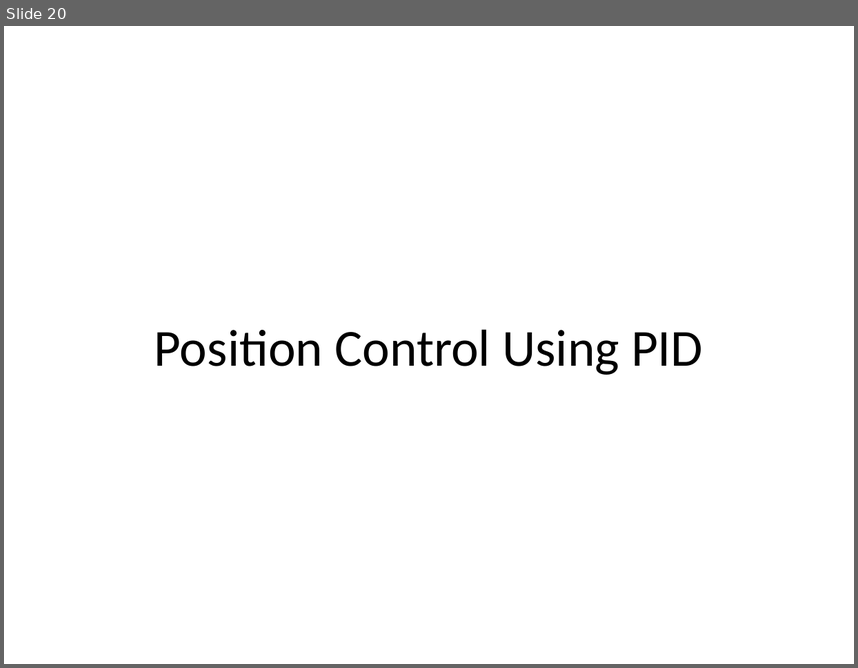
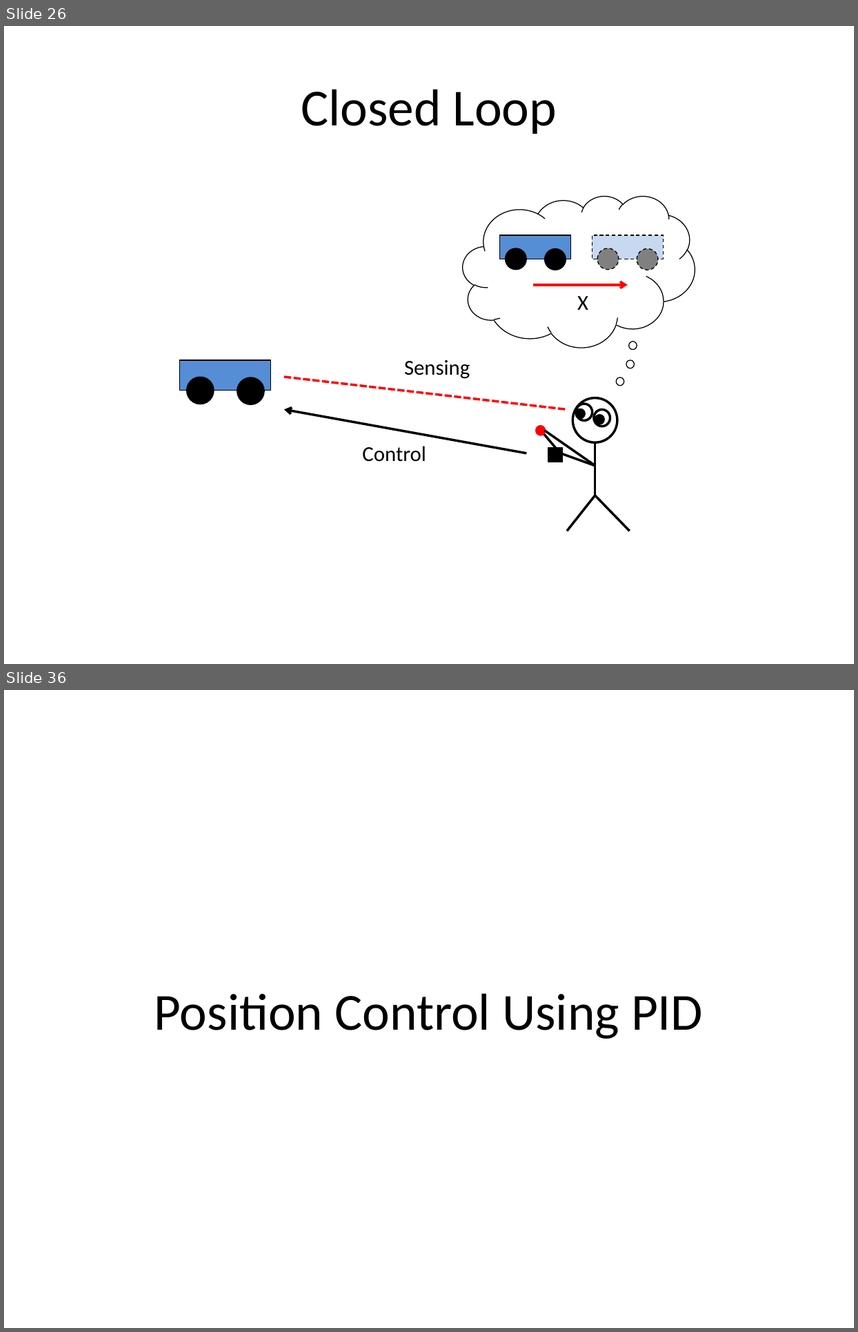
Before and after one commit to arkorobotics/PID, a slide deck: Documents/PID.pptx. Shown one above the other, each under a label of ours: slide 20 before the commit, slides 26 and 36 after it; the slides between them are not shown. The pictures are 858x668 and 858x1332 pixels, drawn with LibreOffice and Linux fonts; fonts in the diff are those of the drawing. Boxes give left, top, right and bottom in pixels: in the first picture for what was removed or moved away, otherwise in the second. Text is boxed around its words. In the diff, an @@ line names an element or a change of style, - is before the commit and + after.

```diff
--- a/Documents/PID.pptx
+++ b/Documents/PID.pptx
@@ slide 26 added at box(4, 26, 854, 664), background #FFFFFF @@
@@ title added at box(301, 89, 557, 134), 44 pt, text #000000 @@
+Closed Loop
@@ cloud added at box(463, 196, 695, 348), outline #000000 0.75 pt @@
@@ group added at box(499, 235, 664, 285): 4 ellipses, 2 rectangles, 1 arrow @@
@@ text added at box(577, 296, 588, 310), 18 pt, text #000000 @@
+X
@@ ellipse added at box(629, 341, 637, 350), outline #000000 0.75 pt @@
@@ rectangle added at box(180, 360, 271, 391), fill #558ED5, outline #000000 0.75 pt @@
@@ ellipse added at box(187, 377, 214, 403), fill #000000, outline #000000 0.75 pt @@
@@ ellipse added at box(237, 377, 264, 404), fill #000000, outline #000000 0.75 pt @@
@@ line added from (285, 377) to (567, 410), #FF0000 2 pt dashed @@
@@ text added at box(404, 360, 470, 379), 18 pt, text #000000 @@
+Sensing
@@ ellipse added at box(616, 377, 624, 385), outline #000000 0.75 pt @@
@@ ellipse added at box(626, 360, 634, 368), outline #000000 0.75 pt @@
@@ ellipse added at box(573, 397, 617, 441), outline #000000 2 pt @@
@@ arrow added from (527, 452) to (285, 410), #000000 2 pt @@
@@ ellipse added at box(576, 403, 593, 421), outline #000000 2 pt @@
@@ ellipse added at box(576, 410, 584, 418), fill #000000, outline #000000 2 pt @@
@@ ellipse added at box(594, 410, 610, 426), outline #000000 2 pt @@
@@ ellipse added at box(595, 415, 604, 424), fill #000000, outline #000000 2 pt @@
@@ ellipse added at box(536, 426, 545, 435), fill #FF0000, outline #FF0000 2 pt @@
@@ line added from (544, 433) to (556, 448), #000000 2 pt @@
@@ line added from (545, 430) to (595, 465), #000000 2 pt @@
@@ text added at box(362, 446, 426, 461), 18 pt, text #000000 @@
+Control
@@ rectangle added at box(548, 448, 562, 462), fill #000000, outline #000000 0.75 pt @@
@@ line added from (561, 452) to (595, 466), #000000 2 pt @@
@@ line added from (595, 443) to (595, 495), #000000 2 pt @@
@@ line added from (595, 495) to (567, 531), #000000 2 pt @@
@@ line added from (595, 495) to (630, 531), #000000 2 pt @@
@@ what was slide 20 is now slide 36 @@
```
Also in this commit, not shown: 2 slides changed, 40 other slides added, 1 slide removed, 1 other file.
